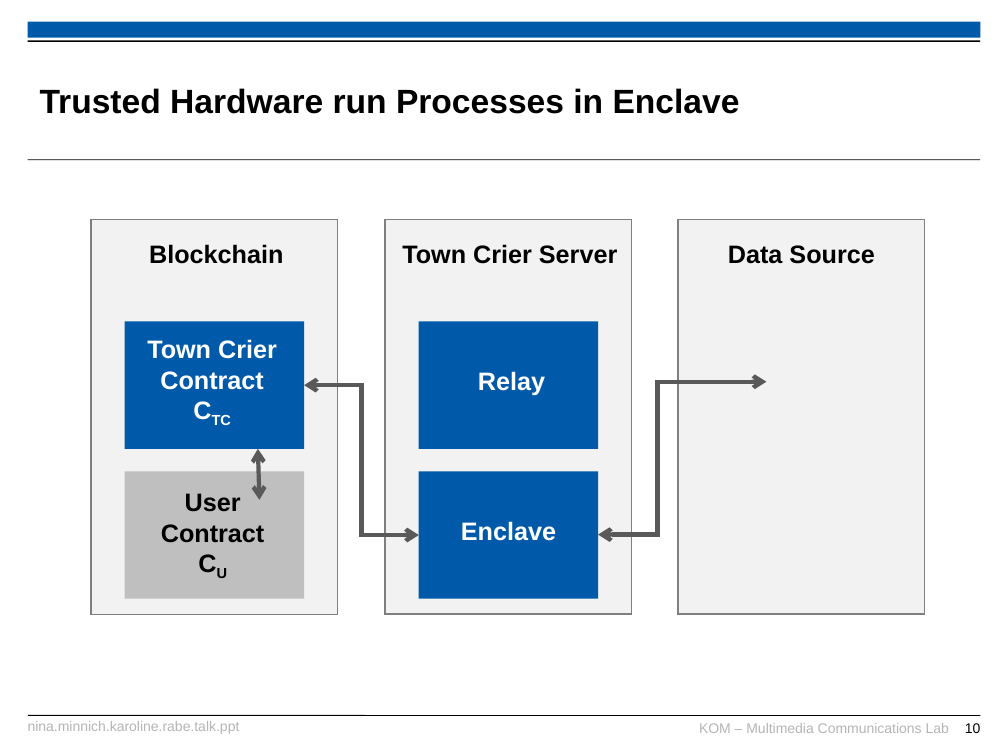
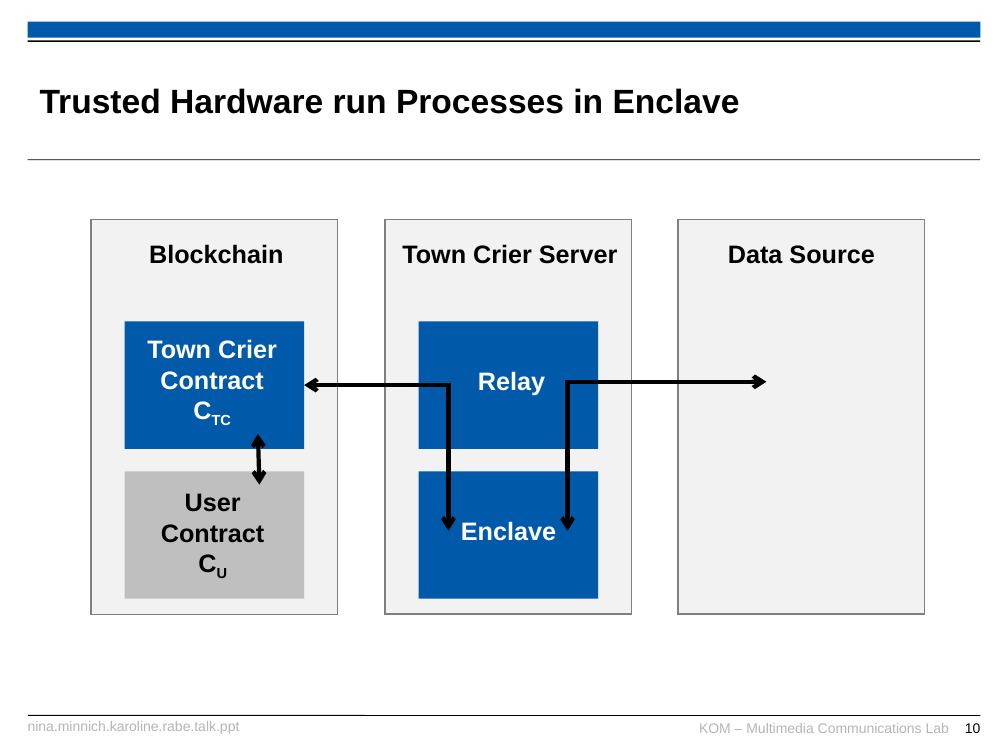
Before and after one commit to karopp/AFTIR, a slide deck: slide 10 of Nina.Minnich.Karoline.Rabe.talk.ppt. Drawn at 1008x756 pixels with LibreOffice and Linux fonts; fonts in the diff are those of the drawing; background and template pictures are left out. Boxes give left, top, right and bottom in pixels: in the first picture for what was removed or moved away, otherwise in the second. Text is boxed around its words. In the diff, an @@ line names an element or a change of style, - is before the commit and + after.

```diff
--- a/Nina.Minnich.Karoline.Rabe.talk.ppt
+++ b/Nina.Minnich.Karoline.Rabe.talk.ppt
@@ elbow double arrow moved from (304, 385) - (419, 535) to (304, 385) - (449, 531) @@
@@ elbow double arrow (304, 385) - (449, 531): stroke #595959 3 pt to #000000 3 pt @@
@@ elbow double arrow moved from (598, 534) - (766, 382) to (568, 531) - (766, 382) @@
@@ elbow double arrow (568, 531) - (766, 382): stroke #595959 3 pt to #000000 3 pt @@
@@ double arrow moved from (258, 449) - (259, 500) to (258, 433) - (259, 485) @@
@@ double arrow (258, 433) - (259, 485): stroke #595959 3 pt to #000000 3 pt @@
```
Also in this commit, not shown: 3 other slides changed.
